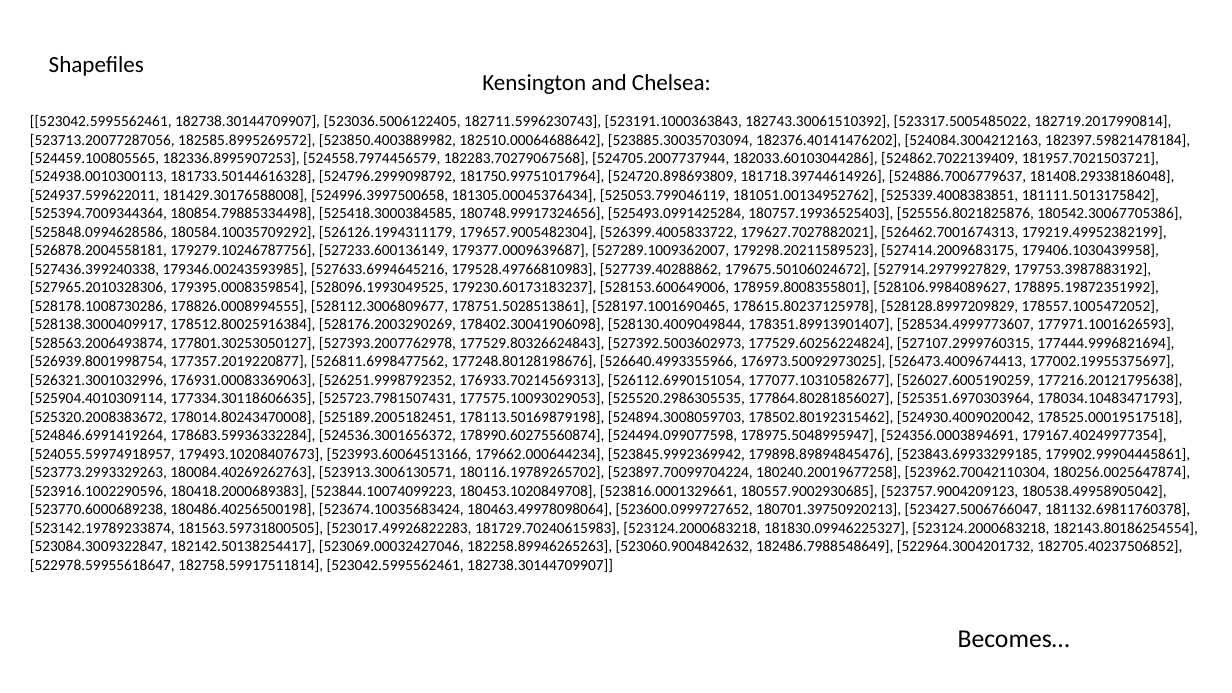
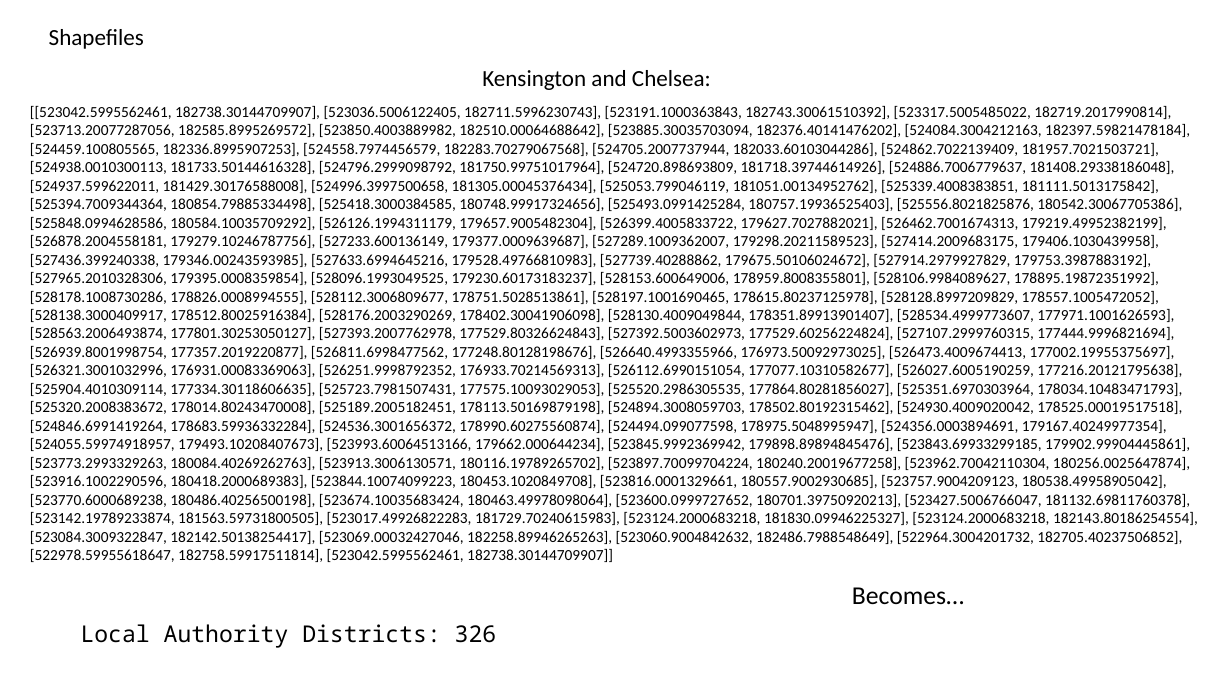
Before and after one commit to jhotchx/BlokesInBlue, a slide deck: slide 5 of Presentation_Materials/Exploratory Data Analysis sans clustering.pptx. Drawn at 1232x693 pixels with LibreOffice and Linux fonts; fonts in the diff are those of the drawing. Boxes give left, top, right and bottom in pixels: in the first picture for what was removed or moved away, otherwise in the second. Text is boxed around its words. In the diff, an @@ line names an element or a change of style, - is before the commit and + after.

```diff
--- a/Presentation_Materials/Exploratory Data Analysis sans clustering.pptx
+++ b/Presentation_Materials/Exploratory Data Analysis sans clustering.pptx
@@ text "Shapefiles": place and size @@
-text "Shapefiles" at box(49, 56, 144, 76)
+text "Shapefiles" at box(49, 29, 144, 49)
@@ text "Kensington and Chelsea:": place and size @@
-text "Kensington and Chelsea:" at box(482, 74, 711, 94)
+text "Kensington and Chelsea:" at box(482, 70, 711, 90)
@@ text "[[523042.5995562461, 182738.30144709907], [523036.5006122405 ...": place and size @@
-text "[[523042.5995562461, 182738.30144709907], [523036.5006122405 ..." at box(30, 115, 1198, 572)
+text "[[523042.5995562461, 182738.30144709907], [523036.5006122405 ..." at box(30, 106, 1198, 562)
@@ text "Becomes…": place and size @@
-text "Becomes…" at box(958, 630, 1070, 648)
+text "Becomes…" at box(852, 587, 964, 604)
@@ text added at box(81, 624, 497, 648), 18 pt, text #000000 @@
+Local Authority Districts: 326
```
Also in this commit, not shown: 2 other slides changed, 2 other files.
